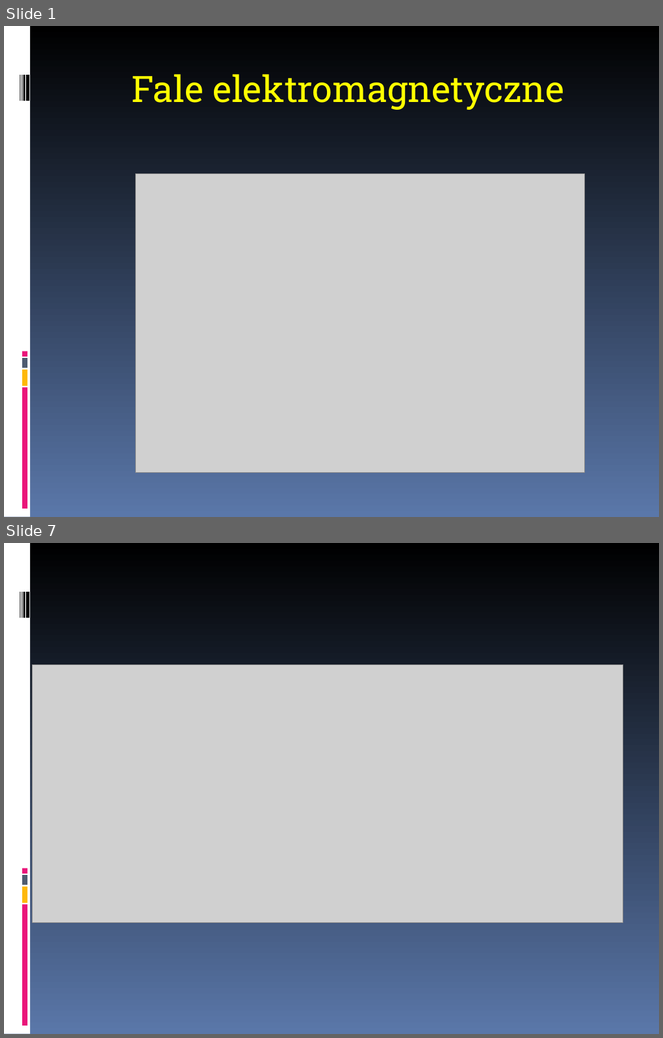
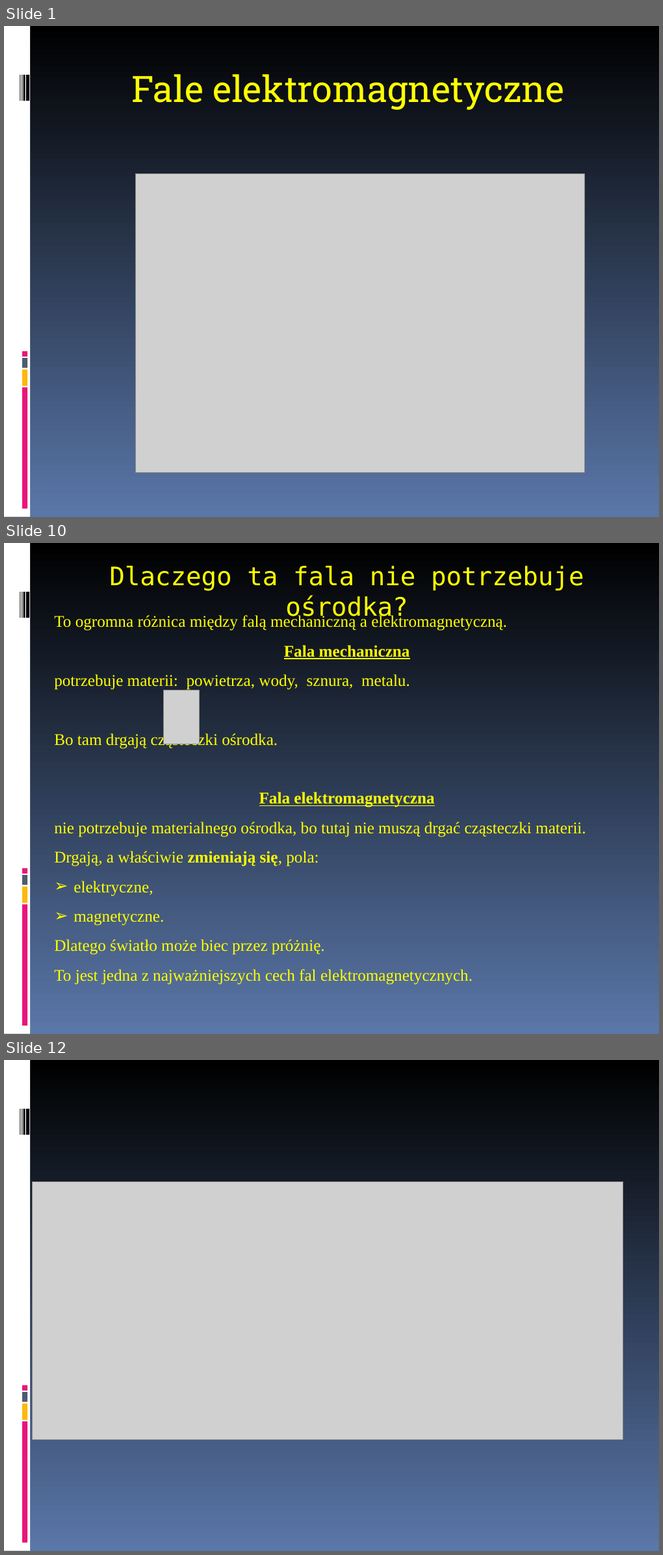
Before and after one commit to MichalMus/Fizyka-w-szkole, a slide deck: 4.Drgania i fale/5.Fale elektromagnetyczne.ppt. Shown one above the other, each under a label of ours: slides 1 and 7 before the commit, slides 1, 10 and 12 after it; the slides between them are not shown. The pictures are 663x1038 and 663x1555 pixels, drawn with LibreOffice and Linux fonts; fonts in the diff are those of the drawing; grey boxes stand for pictures. Boxes give left, top, right and bottom in pixels: in the first picture for what was removed or moved away, otherwise in the second. Text is boxed around its words. In the diff, an @@ line names an element or a change of style, - is before the commit and + after.

```diff
--- a/4.Drgania i fale/5.Fale elektromagnetyczne.ppt
+++ b/4.Drgania i fale/5.Fale elektromagnetyczne.ppt
@@ slide 10 added at (4, 543, 659, 1034), background gradient #000000 to #5A77A9; not listed: 9 template elements that a slide beside it also shows @@
@@ title added at (109, 566, 584, 622), 28 pt, text #FFFF00 @@
+Dlaczego ta fala nie potrzebuje ośrodka?
@@ text added at (54, 614, 586, 985), 18 pt, text #FFFF00 @@
+To ogromna różnica między falą mechaniczną a elektromagnetyczną.
+Fala mechaniczna
+potrzebuje materii: powietrza, wody, sznura, metalu.
+Bo tam drgają cząsteczki ośrodka.
+Fala elektromagnetyczna
+nie potrzebuje materialnego ośrodka, bo tutaj nie muszą drgać cząsteczki materii.
+Drgają, a właściwie zmieniają się, pola:
+➢ elektryczne,
+➢ magnetyczne.
+Dlatego światło może biec przez próżnię.
+To jest jedna z najważniejszych cech fal elektromagnetycznych.
@@ picture added at (164, 691, 199, 745) @@
@@ what was slide 7 is now slide 12 @@
```
Also in this commit, not shown: 13 other slides added, 9 other files.
